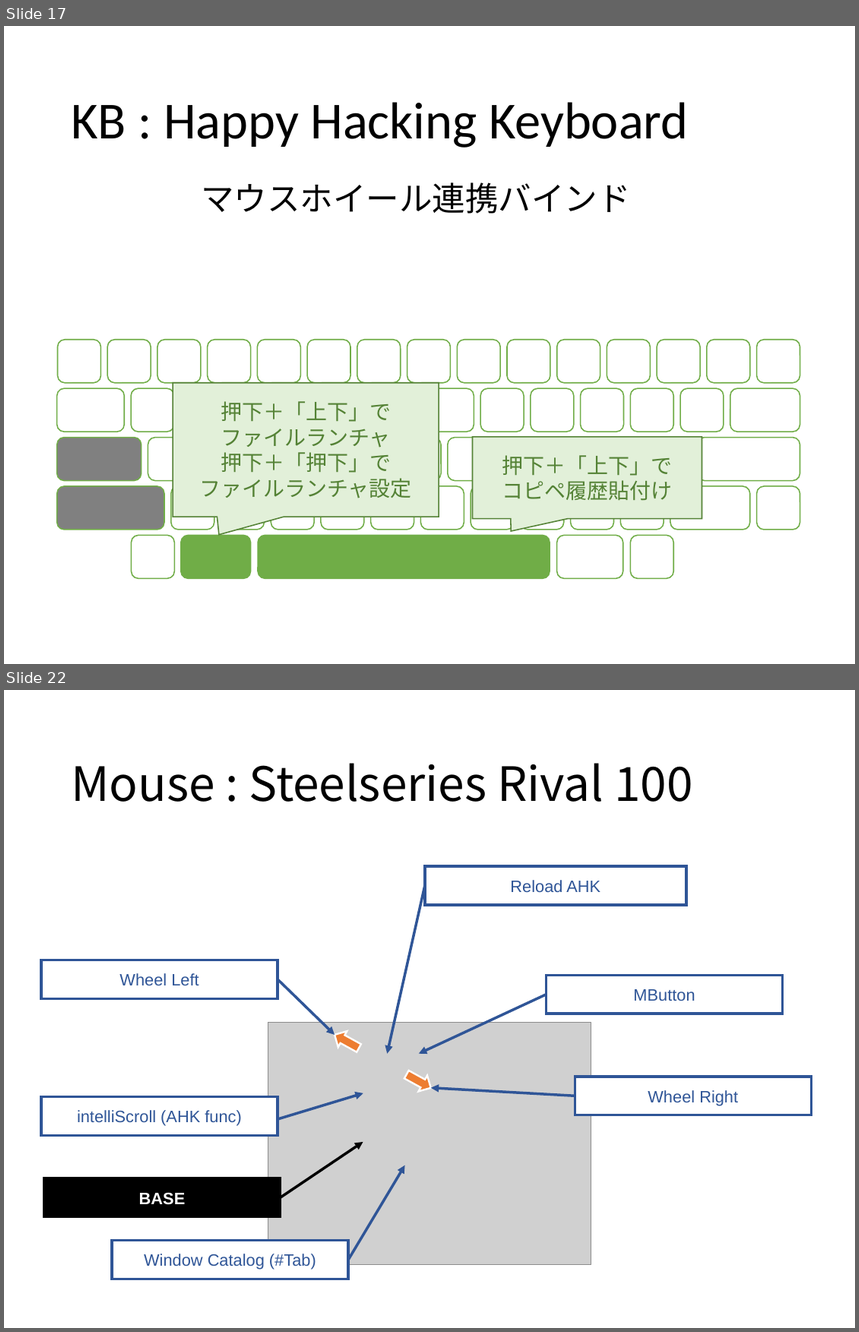
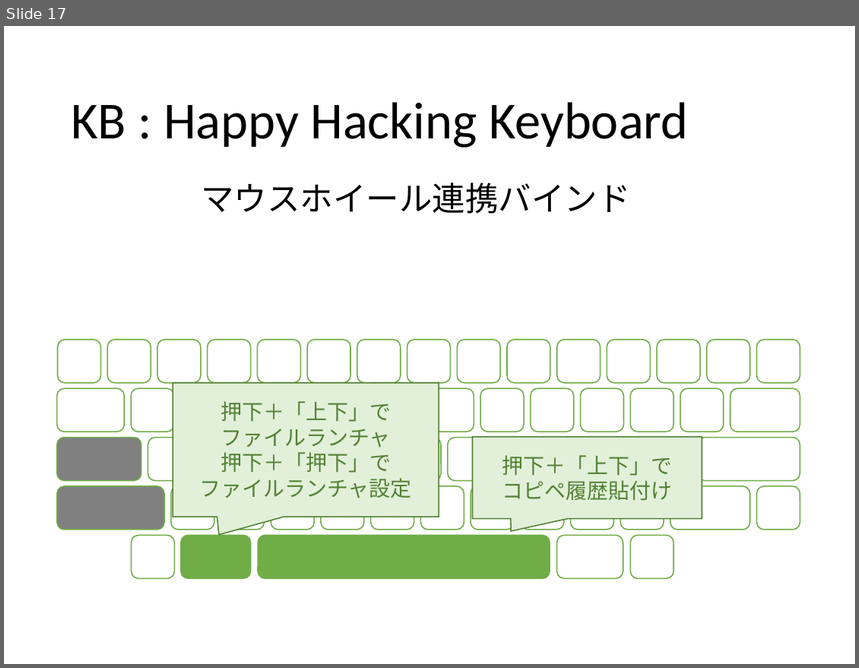
Before and after one commit to ittooo66/myAHK, a slide deck: MANUAL.pptx. Shown one above the other, each under a label of ours: slides 17 and 22 before the commit, slide 17 after it; the slides between them are not shown. The pictures are 859x1332 and 859x668 pixels, drawn with LibreOffice and Linux fonts; fonts in the diff are those of the drawing; grey boxes stand for pictures. Boxes give left, top, right and bottom in pixels: in the first picture for what was removed or moved away, otherwise in the second. Text is boxed around its words. In the diff, an @@ line names an element or a change of style, - is before the commit and + after.

```diff
--- a/MANUAL.pptx
+++ b/MANUAL.pptx
@@ slide 22 removed at (4, 690, 855, 1328), background #FFFFFF @@
@@ title removed at (71, 763, 693, 802) @@
-Mouse : Steelseries Rival 100
@@ rectangle removed at (425, 866, 686, 904) @@
-Reload AHK
@@ arrow removed from (425, 886) to (387, 1053) @@
@@ rectangle removed at (41, 960, 278, 998) @@
-Wheel Left
@@ arrow removed from (278, 980) to (335, 1035) @@
@@ rectangle removed at (546, 975, 783, 1014) @@
-MButton
@@ arrow removed from (546, 995) to (418, 1053) @@
@@ picture removed at (268, 1023, 591, 1265) @@
@@ down arrow removed at (330, 1027, 363, 1056) @@
@@ down arrow removed at (402, 1066, 436, 1096) @@
@@ rectangle removed at (576, 1076, 812, 1115) @@
-Wheel Right
@@ rectangle removed at (41, 1097, 278, 1135) @@
-intelliScroll (AHK func)
@@ arrow removed from (279, 1119) to (363, 1094) @@
@@ arrow removed from (576, 1096) to (431, 1088) @@
@@ arrow removed from (281, 1198) to (363, 1142) @@
@@ arrow removed from (349, 1260) to (405, 1166) @@
@@ rectangle removed at (44, 1179, 281, 1217) @@
-BASE
@@ rectangle removed at (112, 1241, 349, 1279) @@
-Window Catalog (#Tab)
```
Also in this commit, not shown: 6 slides changed, 6 slides added, 4 other slides removed, 2 other files.
